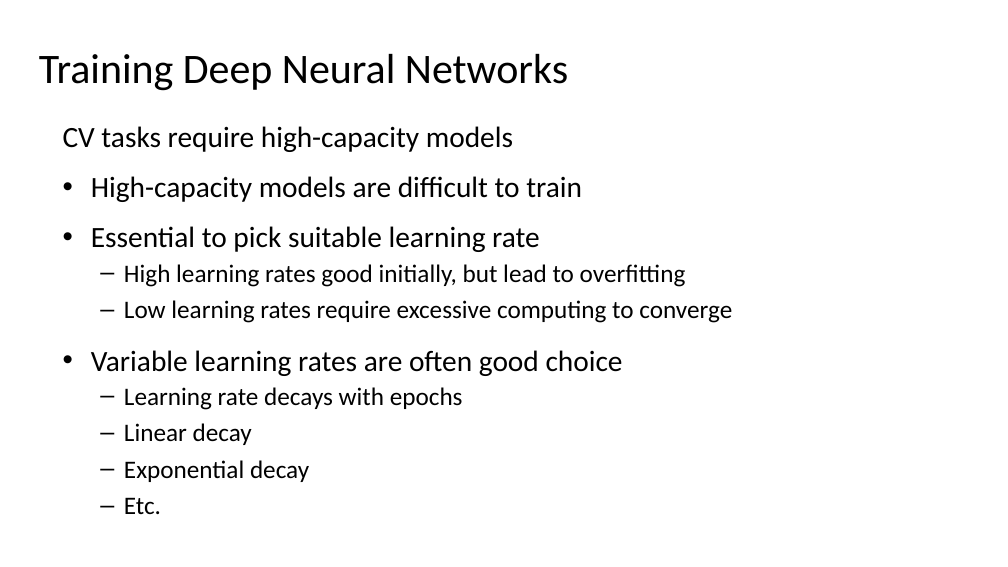
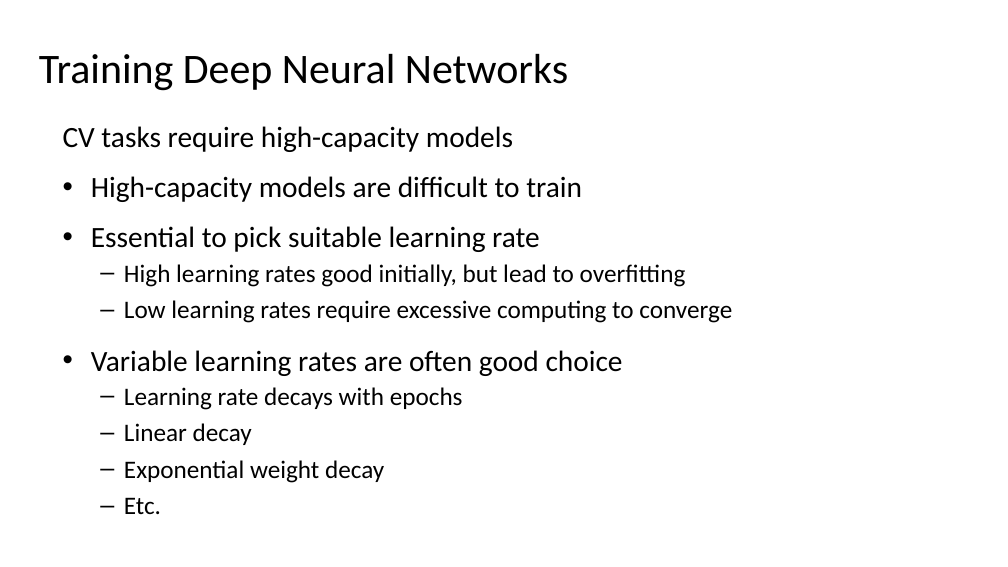
Before and after one commit to StephenElston/CSCI-E25, a slide deck: slide 63 of Slides/3_BuildingBlocksOfDeepLearning.pptx. Drawn at 1008x567 pixels with LibreOffice and Linux fonts; fonts in the diff are those of the drawing. Boxes give left, top, right and bottom in pixels: in the first picture for what was removed or moved away, otherwise in the second. Text is boxed around its words. In the diff, an @@ line names an element or a change of style, - is before the commit and + after.

```diff
--- a/Slides/3_BuildingBlocksOfDeepLearning.pptx
+++ b/Slides/3_BuildingBlocksOfDeepLearning.pptx
@@ text at <box>124,460,384,483</box>: text changed @@
-  – Exponential decay
+  – Exponential weight decay
```
Also in this commit, not shown: 11 other slides changed, 2 slides removed.
